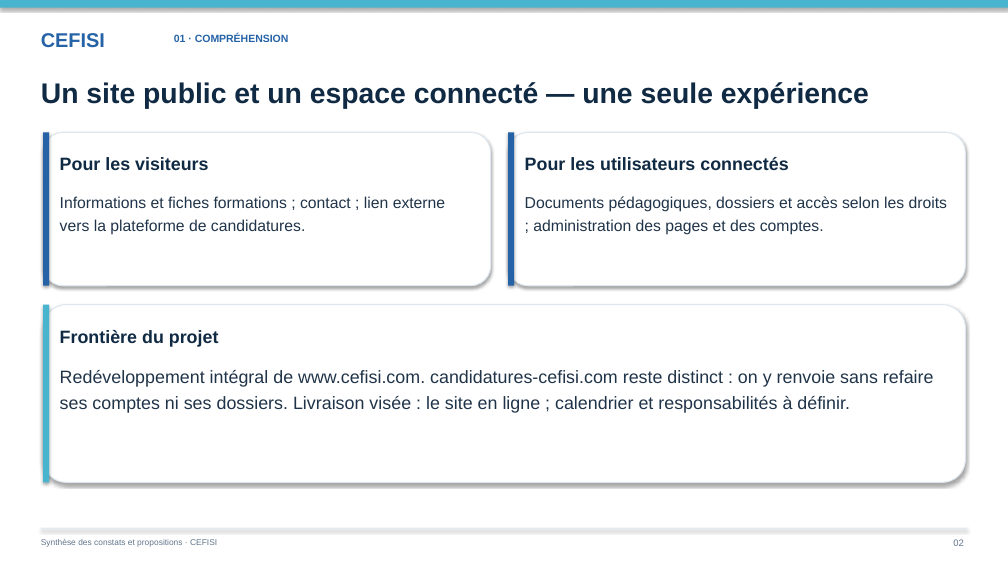
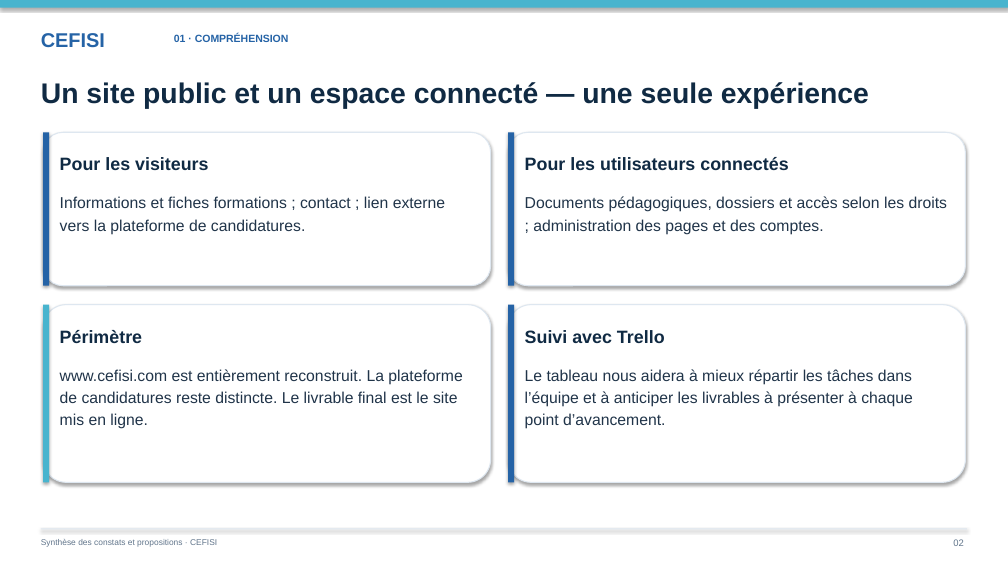
Before and after one commit to rPorignaux/ProjetCEFISI, a slide deck: slide 2 of docs/presentation-client/presentation-choix-et-arbitrages-v1.pptx. Drawn at 1008x567 pixels with LibreOffice and Linux fonts; fonts in the diff are those of the drawing. Boxes give left, top, right and bottom in pixels: in the first picture for what was removed or moved away, otherwise in the second. Text is boxed around its words. In the diff, an @@ line names an element or a change of style, - is before the commit and + after.

Commit message:
docs: mentionner le suivi Trello dans la présentation

```diff
--- a/docs/presentation-client/presentation-choix-et-arbitrages-v1.pptx
+++ b/docs/presentation-client/presentation-choix-et-arbitrages-v1.pptx
@@ rounded rectangle: place and size @@
-rounded rectangle at (43, 305, 966, 482)
+rounded rectangle at (43, 305, 491, 482)
@@ rounded rectangle added at (508, 305, 966, 482), fill #FFFFFF, outline #DEE7F0 1 pt @@
@@ rectangle added at (508, 305, 514, 482), fill #2563A6 @@
@@ text at (60, 330, 142, 343): text changed @@
-Frontière du projet
+Périmètre
@@ text added at (525, 330, 665, 343), 17 pt, text #102A43, bold @@
+Suivi avec Trello
@@ text at (60, 369, 462, 429): text changed; size 17 to 15 pt @@
-Redéveloppement intégral de www.cefisi.com. candidatures-cefisi.com reste distinct : on y renvoie sans refaire ses comptes ni ses dossiers. Livraison visée : le site en ligne ; calendrier et responsabilités à définir.
+www.cefisi.com est entièrement reconstruit. La plateforme de candidatures reste distincte. Le livrable final est le site mis en ligne.
@@ text added at (525, 369, 913, 429), 15 pt, text #203449 @@
+Le tableau nous aidera à mieux répartir les tâches dans l’équipe et à anticiper les livrables à présenter à chaque point d’avancement.
```
Also in this commit, not shown: 1 other file.
